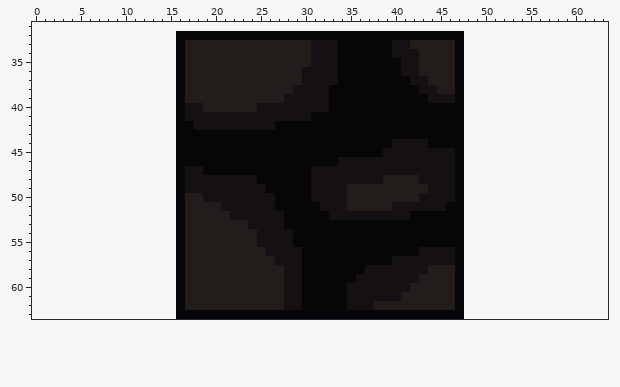
Two states of a pixel-art sprite, Descent/game/static/game/resources/images/floor_stone_01.png. This is how it looked before the edit.
The file is 64x64 pixels, drawn in blocks of 2x2; one block is one cell here. Shown: x 0..63, y 31..63. The old version is drawn lined up with the new one, on the new canvas.
The same view after the edit:
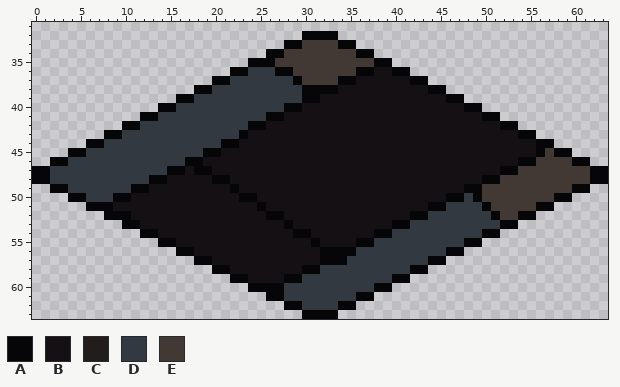
Palette (. is transparent): A #060608  B #141013  C #221c1a  D #333941  E #423934
From old to new:
canvas 32x32 -> 64x64, the old top-left corner now at 16,32
Changed rows in their new state; - is an unchanged pixel.
first column x 0:
32 ----------------..............----..............----------------
33 ----------------............AAEEEE--............----------------
34 ----------------..........AAEEEEEEEE--..........----------------
35 ----------------........AAAEEEEEEEEEEE--........----------------
36 ----------------......AADDDAAEEEEEEE--BB-A......----------------
37 ----------------....AADDDDDDDAEEEE--BBBBBBAA....----------------
38 ----------------..AADDDDDDDDDDAAA-BBBBBBBBB-AA..----------------
39 -----------------ADDDDDDDDDDDDAA-BBBBBBBBBBB--A-----------------
40 --------------AADDDDDDDDDDDDAA---BBBBBBBBBBBBBBBAA--------------
41 ------------AADDDDDDDDDDDDAA---BBBBBBBBBBBBBBBBBBBAA------------
42 ----------AADDDDDDDDDDDDAA-BBBBBBBBBBBBBBBBBBBBBBBBBAA----------
43 --------AADDDDDDDDDDDDD-BBBBBBBBBBBBBBBBBBBBBBBBBBBBBBAA--------
44 ------AADDDDDDDDDDDDD--BBBBBBBBBBBBBBBBB----BBBBBBBBBBBBAA------
45 ----AADDDDDDDDDDDDD--BBBBBBBBBBBBBBBBBB--------BBBBBBBBBAEAA----
46 --AADDDDDDDDDDDDD--BBBBBBBBBBBBBBB-------------BBBBBBBAAEEEEAA--
47 AADDDDDDDDDDDDDA--A-BBBBBBBBBBB----------------BBBBBAAEEEEEEEEAA
48 AADDDDDDDDDDDAABB---AA---BBBBBB--------BBBB----BBBAAEEEEEEEEEEAA
49 --AADDDDDDDAABBBB-----A---BBBBB----BBBBBBBBB---BAAEEEEEEEEEEAA--
50 ----AADDDAABBBBBBBB----AA--BBBB----BBBBBBBB---A-DAEEEEEEEEAA----
51 ------AAABBBBBBBBBBBB----A-BBBBB---BBBBB----AADDDDAEEEEEAA------
52 --------AAABBBBBBBBBBB----AABBBBB-----------DDDDDDDAEEAA--------
53 ----------AABBBBBBBBBBBB-----BBBBBBBBBBB--DDDDDDDDDDAA----------
54 ------------AABBBBBBBBBBB------BBBBBBB--DDDDDDDDDDAA------------
55 --------------AABBBBBBBBB----BB-BBBB--DDDDDDDDDDAA--------------
56 -----------------ABBBBBBBB----BB----DDDDDDDDDDA-----------------
57 ----------------..AABBBBBBB---BB---DDDDDDDDDAA..----------------
58 ----------------....AABBBBBB----DDDDDDDDDDAA....----------------
59 ----------------......AABBBBAADDDDDDDDDDAA......----------------
60 ----------------........AAAADDDDDDDDDDAA........----------------
61 ----------------..........AADDDDDDDDAA..........----------------
62 ----------------............AADDDD-A............----------------
63 ----------------..............----..............----------------
Where, in picture pixels (left, top, right, bottom), the same in both pictures:
changed: (32, 31, 608, 319)
